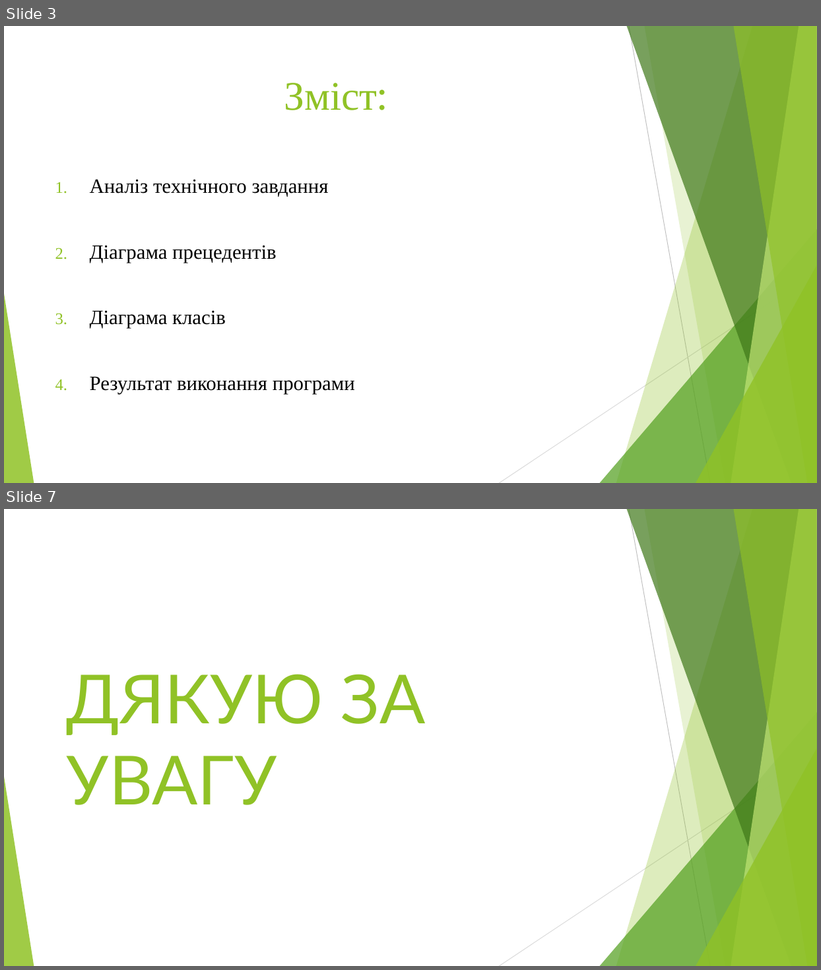
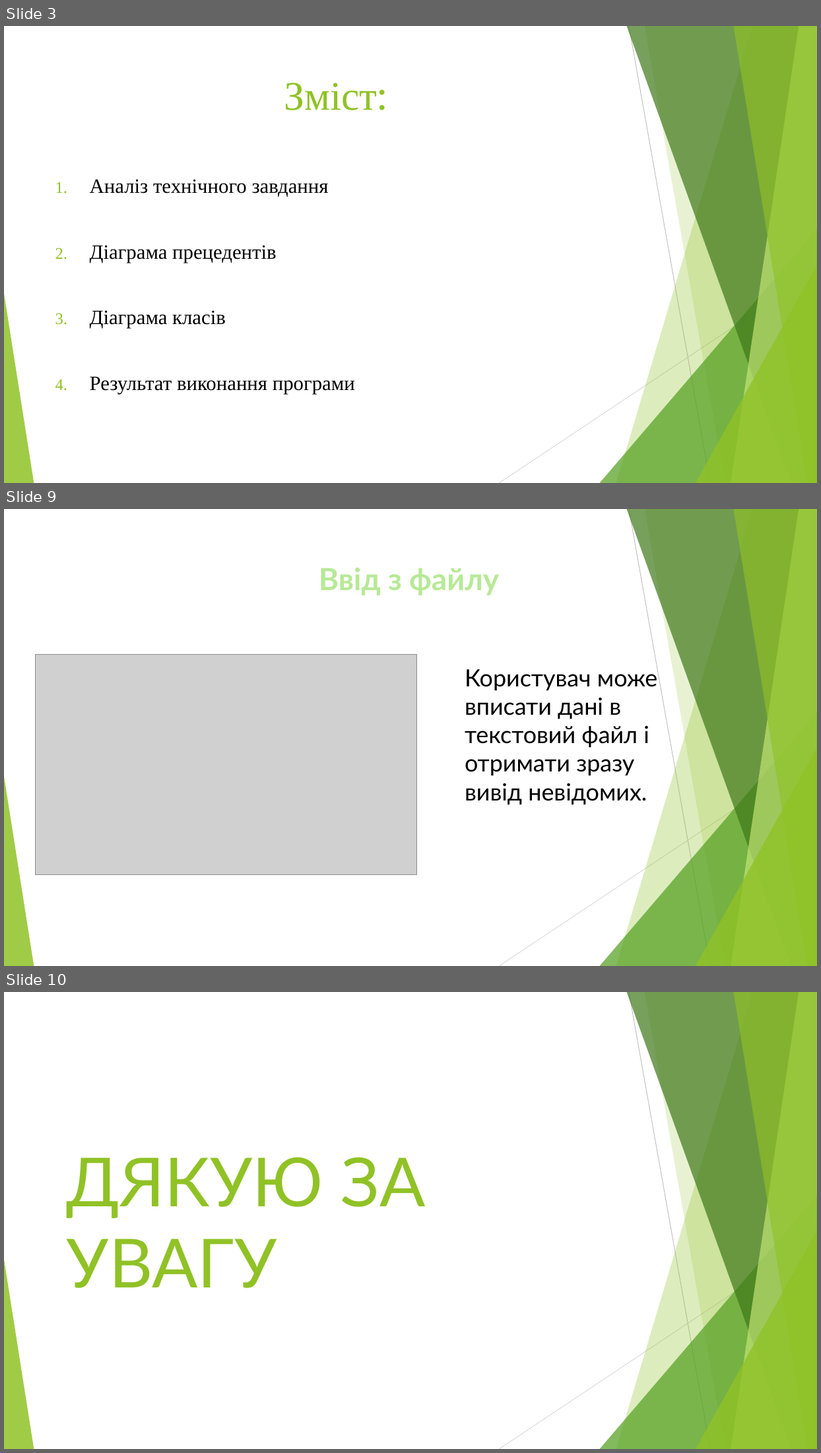
Before and after one commit to vornatovska/CourseraAlg2015CS, a slide deck: Project_CS-21-Maksym-Radchuk/docs/presentation.pptm. Shown one above the other, each under a label of ours: slides 3 and 7 before the commit, slides 3, 9 and 10 after it; the slides between them are not shown. The pictures are 821x970 and 821x1453 pixels, drawn with LibreOffice and Linux fonts; fonts in the diff are those of the drawing; grey boxes stand for pictures. Boxes give left, top, right and bottom in pixels: in the first picture for what was removed or moved away, otherwise in the second. Text is boxed around its words. In the diff, an @@ line names an element or a change of style, - is before the commit and + after.

```diff
--- a/Project_CS-21-Maksym-Radchuk/docs/presentation.pptm
+++ b/Project_CS-21-Maksym-Radchuk/docs/presentation.pptm
@@ slide 9 added at bbox=[4, 509, 817, 966], background #FFFFFF; not listed: 10 template elements that a slide beside it also shows @@
@@ text added at bbox=[319, 568, 499, 595], 36 pt, text #B7E996, bold @@
+Ввід з файлу
@@ picture added at bbox=[36, 654, 418, 875] @@
@@ text added at bbox=[465, 666, 657, 805], 28 pt, text #000000 @@
+Користувач може вписати дані в текстовий файл і отримати зразу вивід невідомих.
@@ what was slide 7 is now slide 10 @@
```
Also in this commit, not shown: 3 slides changed, 2 other slides added, 3 other files.
